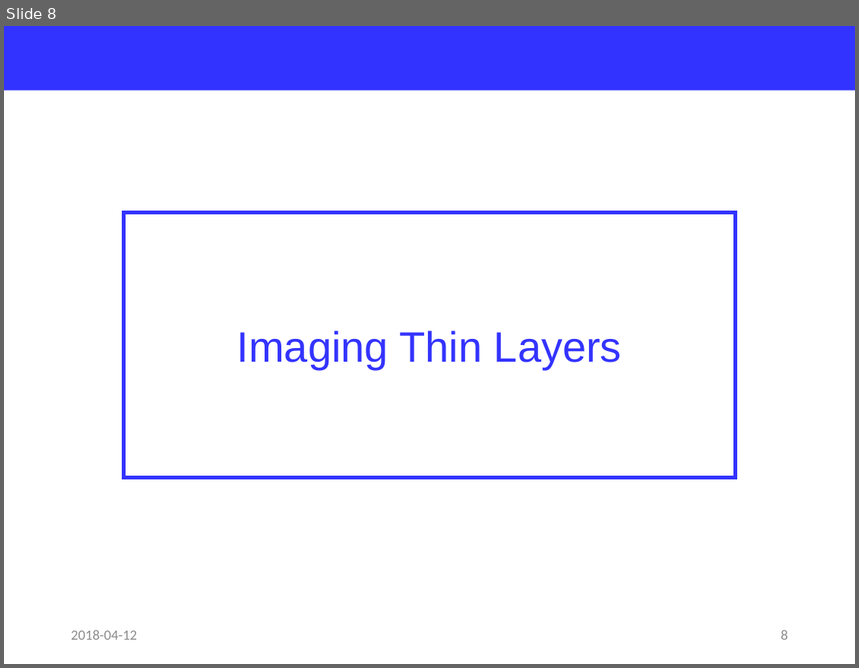
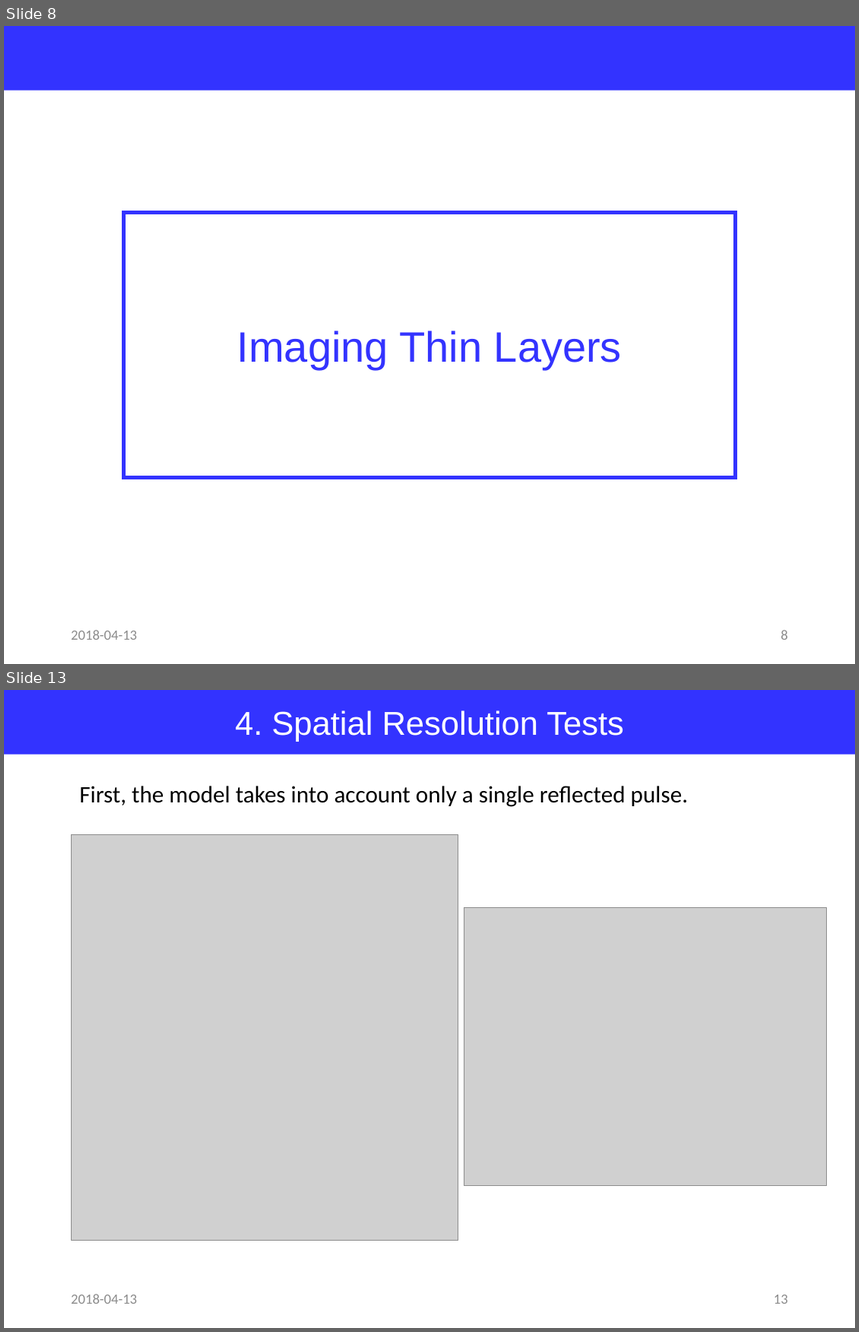
Before and after one commit to jglee96/NBTP_Lab, a slide deck: Terahertz Metrology/Ch7/Terahertz Metrology_Ch7.pptx. Shown one above the other, each under a label of ours: slide 8 before the commit, slides 8 and 13 after it; the slides between them are not shown. The pictures are 859x668 and 859x1332 pixels, drawn with LibreOffice and Linux fonts; fonts in the diff are those of the drawing; grey boxes stand for pictures. Boxes give left, top, right and bottom in pixels: in the first picture for what was removed or moved away, otherwise in the second. Text is boxed around its words. In the diff, an @@ line names an element or a change of style, - is before the commit and + after.

```diff
--- a/Terahertz Metrology/Ch7/Terahertz Metrology_Ch7.pptx
+++ b/Terahertz Metrology/Ch7/Terahertz Metrology_Ch7.pptx
@@ slide 13 added at <box>4,690,855,1328</box>, background #FFFFFF @@
@@ rectangle added at <box>4,690,855,755</box>, fill #3333FF, 28 pt, text #FFFFFF @@
+4. Spatial Resolution Tests
@@ text added at <box>79,786,688,807</box>, 20 pt, text #000000 @@
+First, the model takes into account only a single reflected pulse.
@@ picture added at <box>71,834,458,1241</box> @@
@@ picture added at <box>464,908,826,1186</box> @@
@@ text added at <box>71,1294,137,1304</box>, 12 pt, text #8C8C8C @@
+2018-04-13
@@ page number added at <box>774,1295,788,1304</box>, 12 pt, text #8C8C8C @@
+13
@@ slide 8 changed as well @@
@@ text at <box>71,630,137,640</box>: text changed @@
-2018-04-12
+2018-04-13
```
Also in this commit, not shown: 8 other slides changed, 5 other slides added, 1 slide removed.
